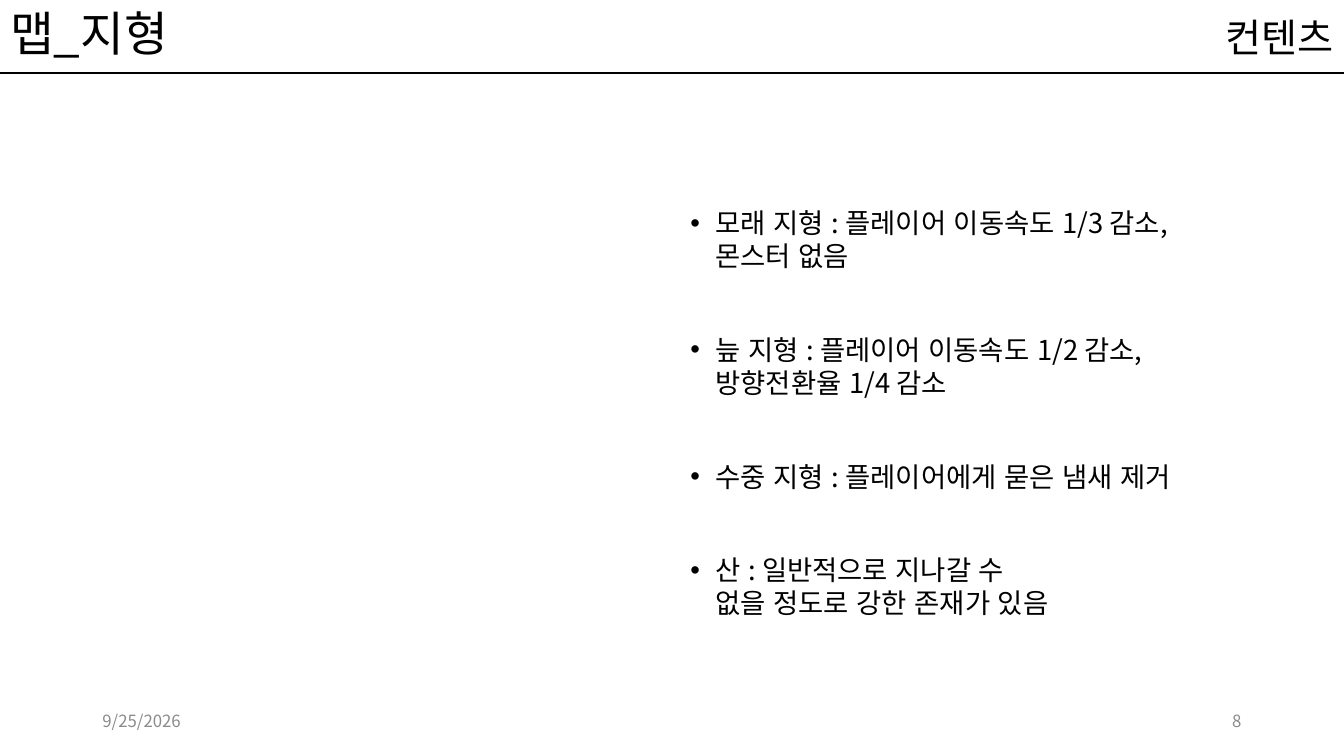
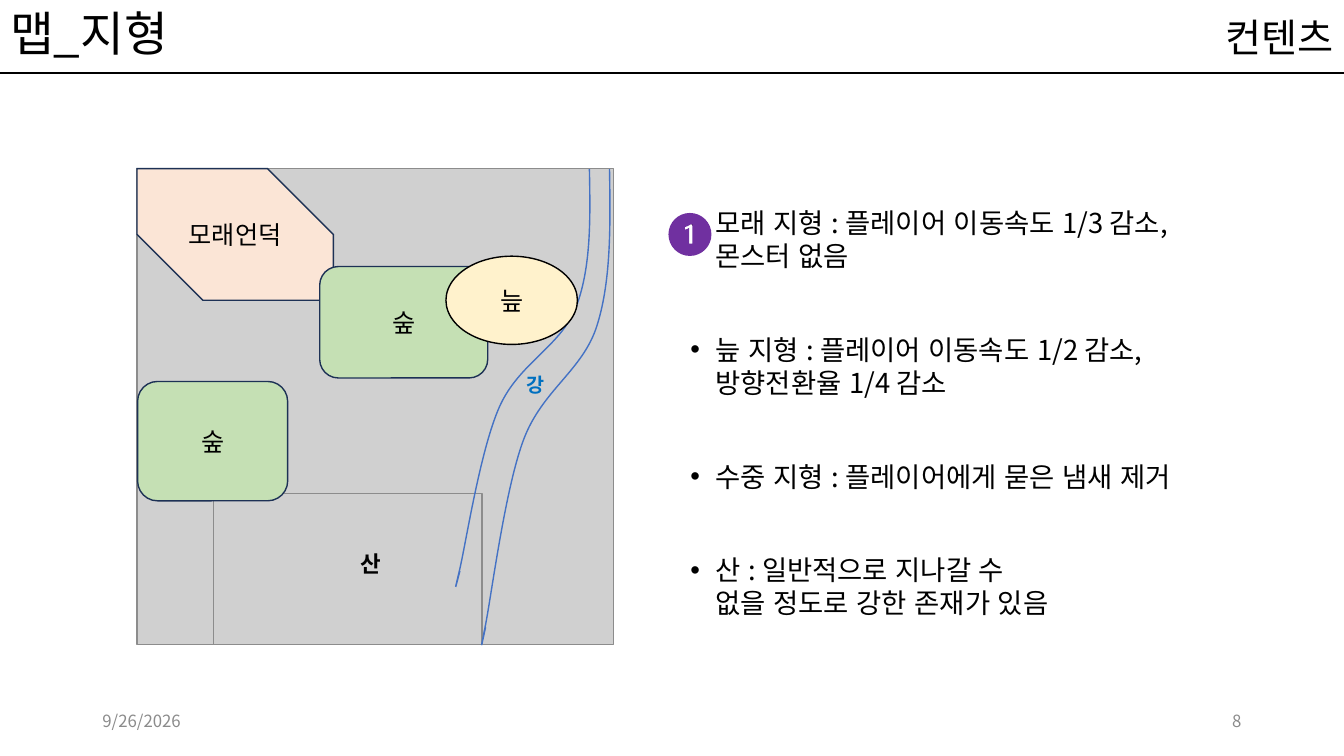
Before and after one commit to kwakyerin/2026_Graduation_Project, a slide deck: slide 8 of documents/HyunahKwon/design/designing/for_teammates/프로토타입_기획.pptx. Drawn at 1344x756 pixels with LibreOffice and Linux fonts; fonts in the diff are those of the drawing; grey boxes stand for pictures. Boxes give left, top, right and bottom in pixels: in the first picture for what was removed or moved away, otherwise in the second. Text is boxed around its words. In the diff, an @@ line names an element or a change of style, - is before the commit and + after.

```diff
--- a/documents/HyunahKwon/design/designing/for_teammates/프로토타입_기획.pptx
+++ b/documents/HyunahKwon/design/designing/for_teammates/프로토타입_기획.pptx
@@ picture added at [137,168,613,644] @@
@@ snip diag rect added at [137,168,334,300], fill #FBE5D6, outline #1E3256 1 pt, 18 pt, text #000000 @@
+모래언덕
@@ freeform shape added at [456,169,590,588], outline #4472C4 1 pt @@
@@ freeform shape added at [482,169,610,645], outline #4472C4 1 pt @@
@@ freeform shape added at [668,213,712,256], fill #7030A0 @@
@@ rounded rectangle added at [320,266,488,378], fill #C5E0B4, outline #1E3256 1 pt, 18 pt, text #000000 @@
+숲
@@ ellipse added at [446,256,577,345], fill #FFF2CC, outline #000000 1 pt, 18 pt, text #000000 @@
+늪
@@ rounded rectangle added at [138,381,288,500], fill #C5E0B4, outline #1E3256 1 pt, 18 pt, text #000000 @@
+숲
@@ text added at [527,375,545,394], 14 pt, text #0070C0, bold @@
+강
@@ picture added at [214,494,482,644] @@
@@ text added at [360,553,381,574], 16 pt, text #000000, bold @@
+산
@@ text at [102,714,180,730]: text changed @@
-9/25/2026
+9/26/2026
```
Also in this commit, not shown: 12 other slides changed, 1 slide added, 1 other file.
